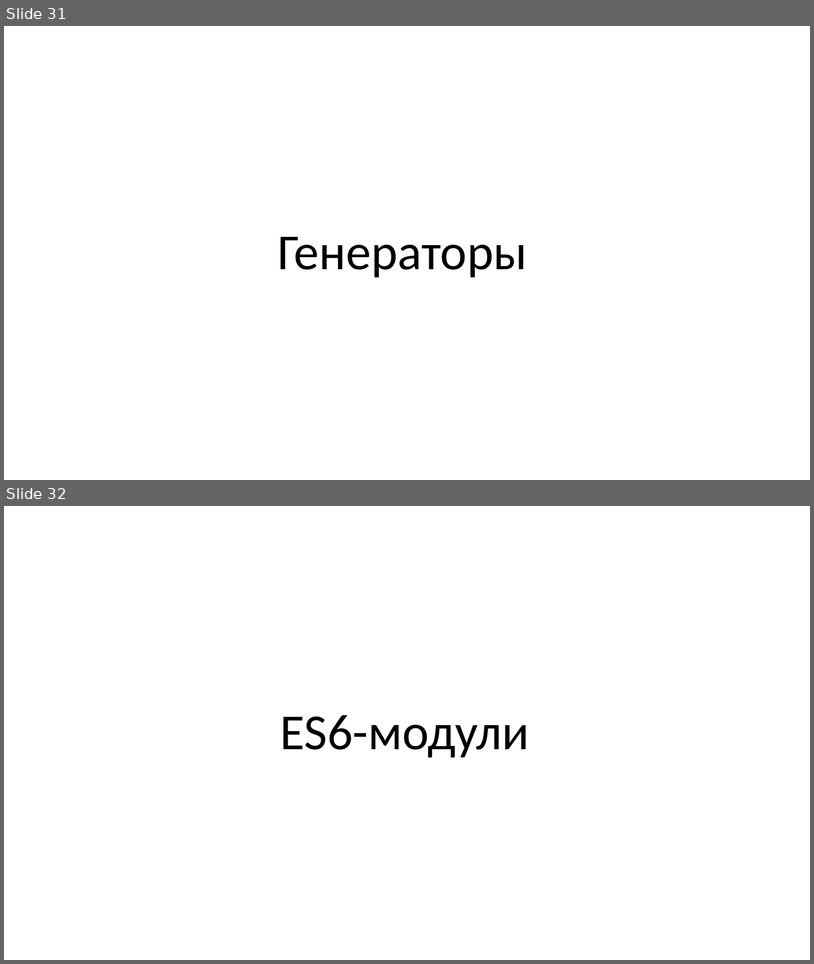
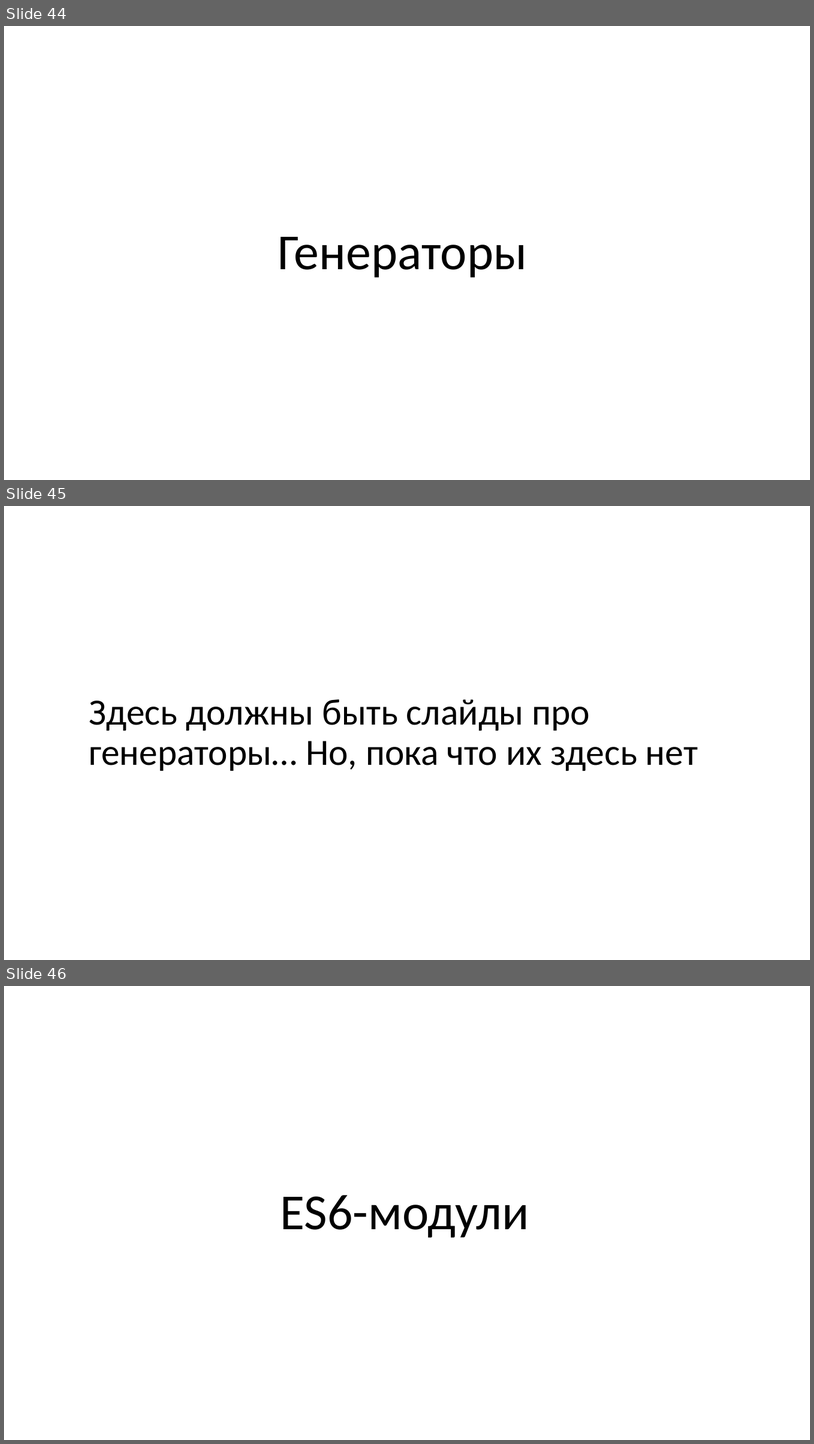
Before and after one commit to KOPTE3/modern-es, a slide deck: Modern ES.pptx. Shown one above the other, each under a label of ours: slides 31 and 32 before the commit, slides 44, 45 and 46 after it. The pictures are 814x964 and 814x1444 pixels, drawn with LibreOffice and Linux fonts; fonts in the diff are those of the drawing. Boxes give left, top, right and bottom in pixels: in the first picture for what was removed or moved away, otherwise in the second. Text is boxed around its words. In the diff, an @@ line names an element or a change of style, - is before the commit and + after.

```diff
--- a/Modern ES.pptx
+++ b/Modern ES.pptx
@@ slide 45 added at (4,506,810,960), background #FFFFFF @@
@@ title added at (89,699,698,771), 44 pt, text #000000 @@
+Здесь должны быть слайды про генераторы… Но, пока что их здесь нет
@@ what was slide 31 is now slide 44 @@
@@ what was slide 32 is now slide 46 @@
```
Also in this commit, not shown: 3 slides changed, 15 other slides added.
